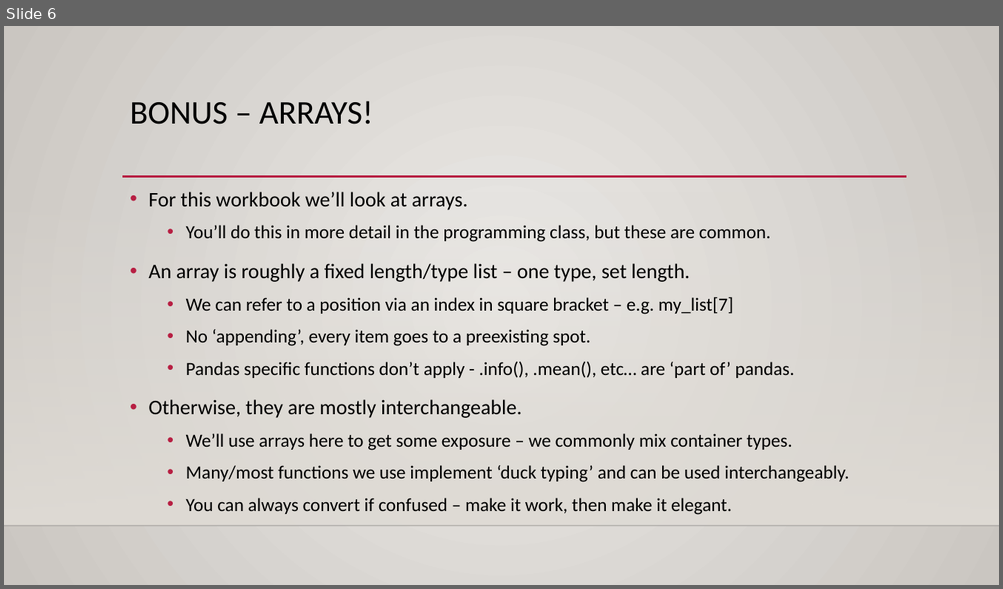
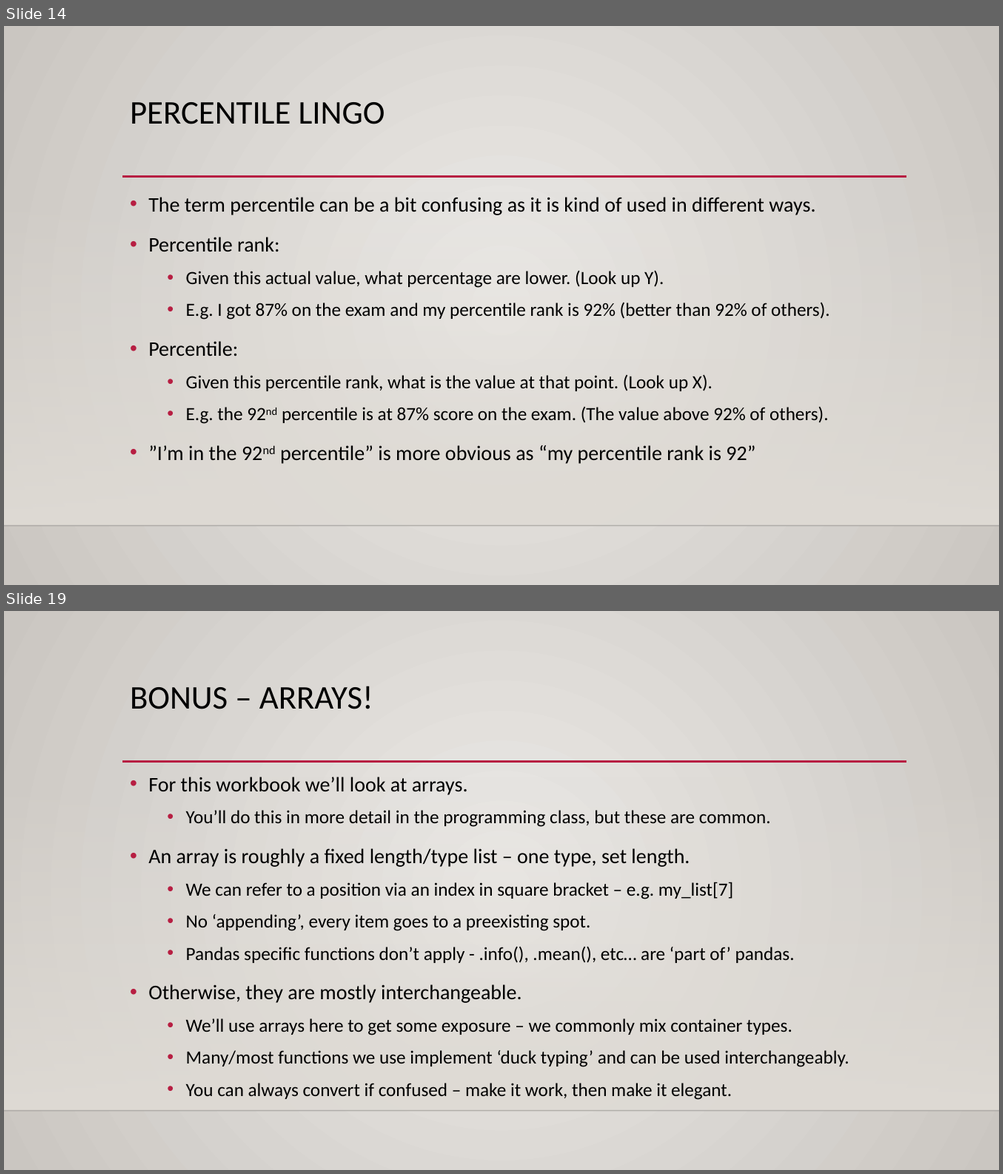
Before and after one commit to SedemSetor/Basic_Stats_in_Python_Student_Repository, a slide deck: reference_material/slides/004_Cumulative_Distributions.pptx. Shown one above the other, each under a label of ours: slide 6 before the commit, slides 14 and 19 after it; the slides between them are not shown. The pictures are 1003x589 and 1003x1174 pixels, drawn with LibreOffice and Linux fonts; fonts in the diff are those of the drawing; background and template pictures are left out. Boxes give left, top, right and bottom in pixels: in the first picture for what was removed or moved away, otherwise in the second. Text is boxed around its words. In the diff, an @@ line names an element or a change of style, - is before the commit and + after.

```diff
--- a/reference_material/slides/004_Cumulative_Distributions.pptx
+++ b/reference_material/slides/004_Cumulative_Distributions.pptx
@@ slide 14 added at [4,26,999,585], background gradient #ECEAE7 to #CAC7C1; not listed: 3 template elements that a slide beside it also shows @@
@@ title added at [130,102,385,124], 32 pt, text #000000 @@
+PERCENTILE LINGO
@@ text added at [148,197,830,464], 18 pt, text #000000 @@
+• The term percentile can be a bit confusing as it is kind of used in different ways.
+• Percentile rank:
+  • Given this actual value, what percentage are lower. (Look up Y).
+  • E.g. I got 87% on the exam and my percentile rank is 92% (better than 92% of others).
+• Percentile:
+  • Given this percentile rank, what is the value at that point. (Look up X).
+  • E.g. the 92nd percentile is at 87% score on the exam. (The value above 92% of others).
+• ”I’m in the 92nd percentile” is more obvious as “my percentile rank is 92”
@@ what was slide 6 is now slide 19 @@
```
Also in this commit, not shown: 3 slides changed, 12 other slides added, 3 other files.
